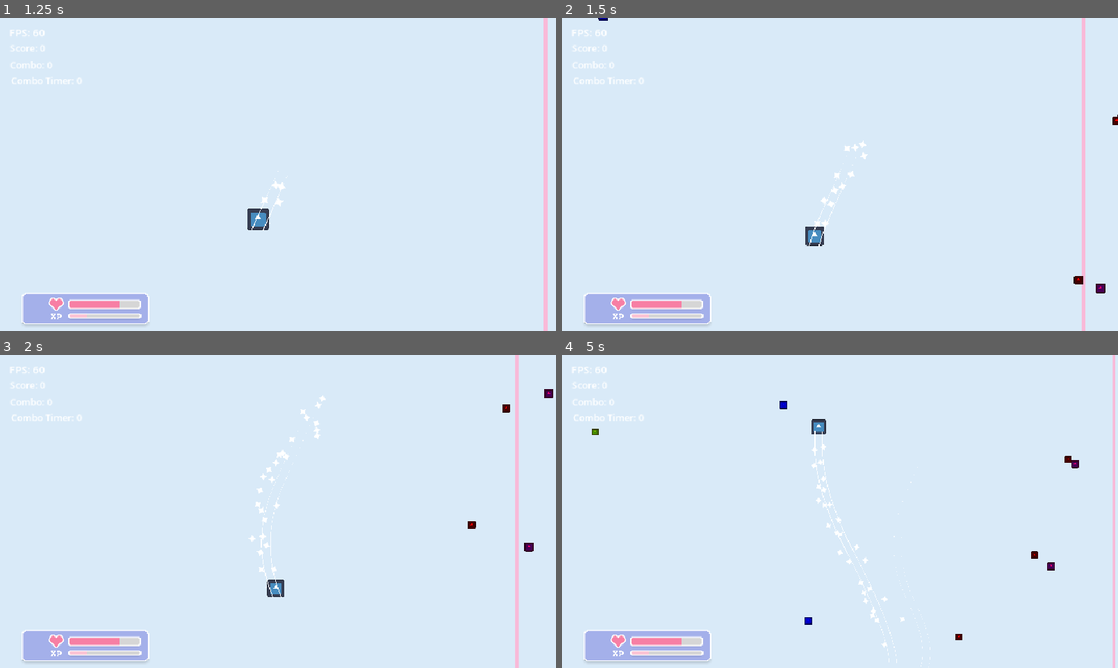
Above: before the commit, frames 1-4 (two rows, left to right).
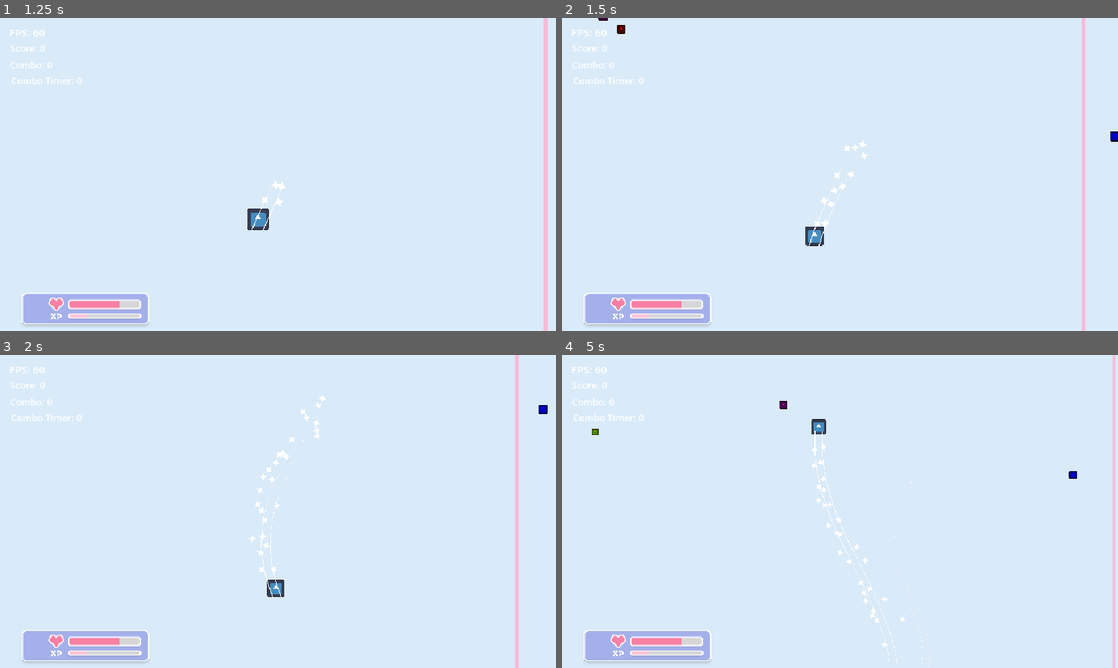
Above: after the commit, the same moments.

Repository: JLwuw/otter-jam
Game: Godot game, scene res://Scenes/gameplay_test.tscn
Same seed, same stepped clock (60 frames per second), same inputs: the game is played once before the commit and once after it. The engine's default icon, where the game draws it, is replaced by a stand-in: a white triangle on a blue panel in a dark square.
Inputs (mouse positions are in pixels of both pictures, inside the frame that each line leads up to):
- Up to frame 1 (1.25 s): tap Enter at 0.5 s; move the mouse to (250, 237) at 0.52 s; press the mouse at (250, 237) at 0.53 s
- Up to frame 2 (1.5 s): move the mouse to (1006, 221) at 1.27 s; release the mouse at (1006, 221) at 1.28 s; click (1006, 221) at 1.35 s
- Up to frame 3 (2 s): no input
- Up to frame 4 (5 s): move the mouse to (673, 464) at 2.02 s; press the mouse at (673, 464) at 2.03 s; move the mouse to (867, 511) at 2.77 s; release the mouse at (867, 511) at 2.78 s; click (867, 511) at 2.85 s; move the mouse to (756, 433) at 3.52 s; press the mouse at (756, 433) at 3.53 s; move the mouse to (962, 495) at 4.27 s; release the mouse at (962, 495) at 4.28 s; click (962, 495) at 4.35 s

Frame 1 is identical in both runs. In frame 2, 0.2% of the frame differs, in the area x 6-100%, y 0-88%; in frame 3, 0.2%; in frame 4, 0.3%, in the area x 39-93%, y 14-92%.

Commit message:
feat: adjusts spawning so it happens offscreen

Diff:
--- a/Scripts/Spawner/enemy_spawner.gd
+++ b/Scripts/Spawner/enemy_spawner.gd
@@ -2,6 +2,7 @@
 extends Node2D
 
 @export var player: Player
+@onready var camera: Camera2D = player.get_node("Camera2D")
 
 @export_group("Spawn")
 @export var base_spawn_interval: float = 6.0
@@ -19,6 +20,7 @@
 @onready var spawn_timer: Timer = $Timer
 
 func _ready() -> void:
+
 	spawn_timer.wait_time = base_spawn_interval
 	if current_scene_root == null:
 		current_scene_root = get_tree().root
@@ -29,6 +31,46 @@
 func get_current_budget() -> float:
 	return base_budget + time_elapsed * budget_growth
 
+func get_camera_rect() -> Rect2:
+	var viewport_size: Vector2 = camera.get_viewport().get_visible_rect().size
+	var zoom: Vector2 = camera.zoom
+
+	var size: Vector2 = viewport_size / zoom
+	var top_left: Vector2 = camera.global_position - size * 0.5
+
+	return Rect2(top_left, size)
+
+func is_on_screen(pos: Vector2) -> bool:
+	var rect: Rect2 = get_camera_rect()
+	return rect.has_point(pos)
+
+func get_closest_point_on_rect(rect: Rect2, point: Vector2) -> Vector2:
+	return Vector2(
+		clamp(point.x, rect.position.x, rect.end.x),
+		clamp(point.y, rect.position.y, rect.end.y)
+	)
+
+func push_outside_screen(pos: Vector2, margin: float = 20.0) -> Vector2:
+	var rect: Rect2 = get_camera_rect()
+
+	if not rect.has_point(pos):
+		return pos
+
+	var center: Vector2 = rect.position + rect.size * 0.5
+	var dir: Vector2 = (pos - center).normalized()
+	if dir == Vector2.ZERO:
+		dir = Vector2.RIGHT.rotated(randf_range(0.0, TAU))
+
+	var tx: float = INF
+	var ty: float = INF
+	if absf(dir.x) > 0.0001:
+		tx = (rect.size.x * 0.5) / absf(dir.x)
+	if absf(dir.y) > 0.0001:
+		ty = (rect.size.y * 0.5) / absf(dir.y)
+
+	var t: float = minf(tx, ty)
+	var edge_point: Vector2 = center + dir * t
+	return edge_point + dir * margin
 
 func spawn_with_budget() -> void:
 	if active_enemies.size() >= max_enemy_count:
@@ -51,7 +93,6 @@
 		if active_enemies.size() >= max_enemy_count:
 			return
 
-		spawn_enemy(choice.scene)
 		budget -= choice.toughness
 
 
@@ -83,7 +124,10 @@
 
 	var offset: Vector2 = Vector2.RIGHT.rotated(angle) * spawn_radius
 
-	enemy.global_position = player.global_position + offset
+	var spawn_pos: Vector2 = player.global_position + offset
+	spawn_pos = push_outside_screen(spawn_pos)
+
+	enemy.global_position = spawn_pos
 	enemy.player = player
 
 	active_enemies.append(enemy)
--- a/Scripts/rink.gd
+++ b/Scripts/rink.gd
@@ -1,2 +1,4 @@
 class_name Rink
 extends Node2D
+
+@onready var rink_rect: Rect2 = $TileMapLayer.get_used_rect()
